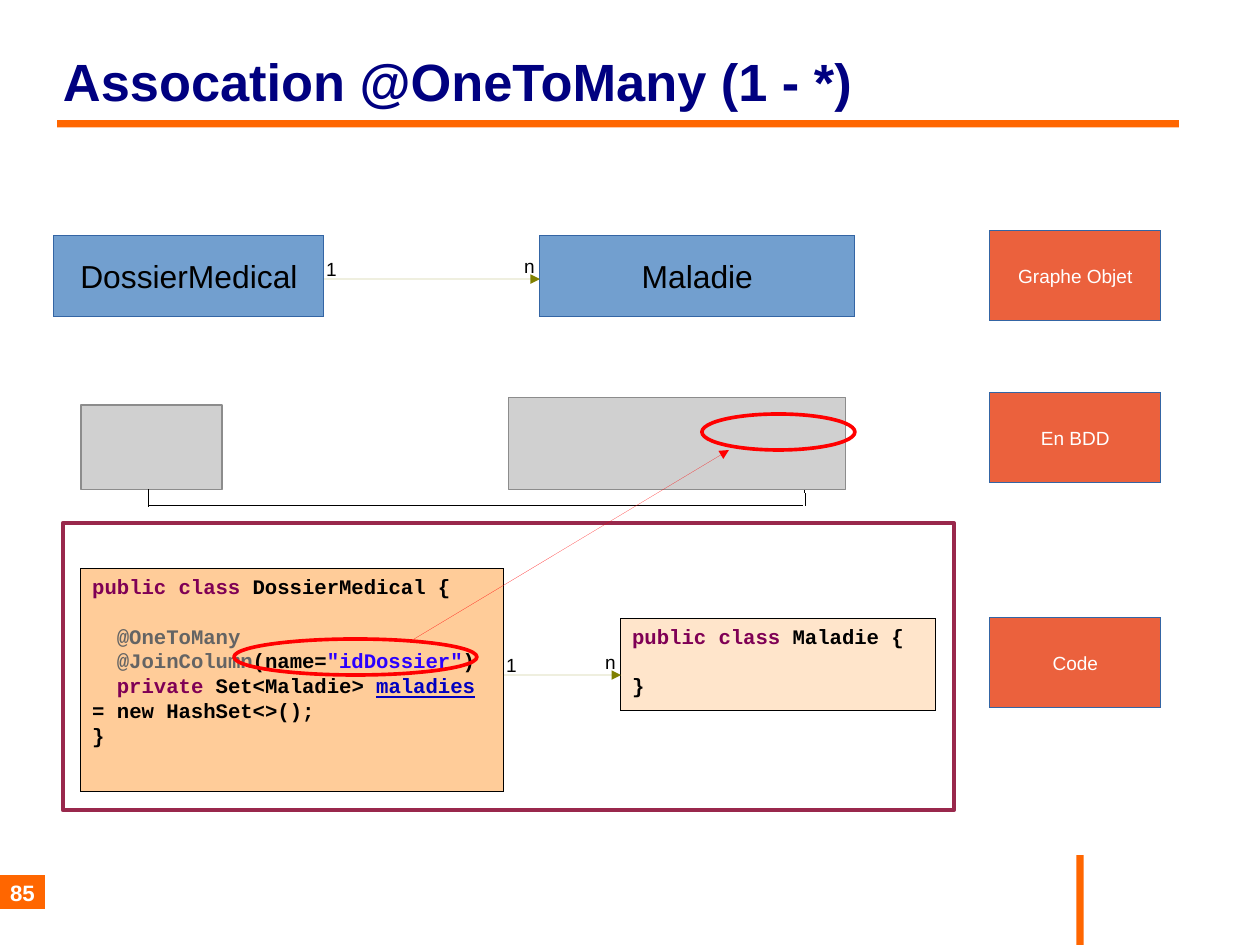
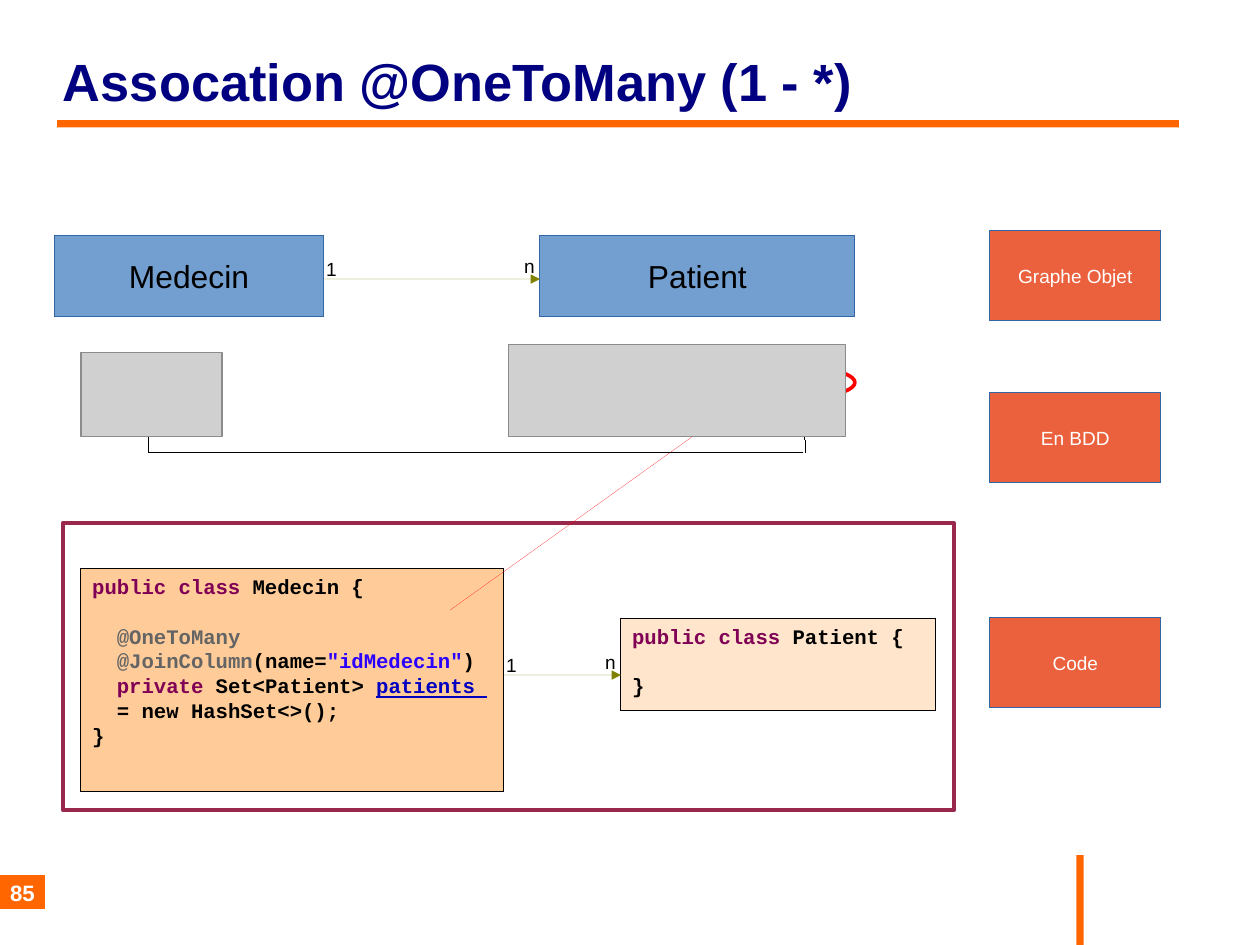
Before and after one commit to philphils/formation-hibernate-basique, a slide deck: slide 85 of Documentation/diapo_formation_hibernate.odp. Drawn at 1260x945 pixels with LibreOffice and Linux fonts; fonts in the diff are those of the drawing; grey boxes stand for pictures; background and template pictures are left out. Boxes give left, top, right and bottom in pixels: in the first picture for what was removed or moved away, otherwise in the second. Text is boxed around its words. In the diff, an @@ line names an element or a change of style, - is before the commit and + after.

Commit message:
Remplacement diapo dossiermedical - maladie par medecin - patient

```diff
--- a/Documentation/diapo_formation_hibernate.odp
+++ b/Documentation/diapo_formation_hibernate.odp
@@ text in rectangle at <box>129,265,249,289</box>: text changed @@
-DossierMedical
+Medecin
@@ text in rectangle at <box>648,265,747,289</box>: text changed @@
-Maladie
+Patient
@@ arrow moved from (414, 639) - (729, 450) to (450, 611) - (749, 396) @@
@@ 2 pictures, 1 line: place and size @@
-2 pictures, 1 line at <box>81,397,846,508</box>
+2 pictures, 1 line at <box>81,344,846,453</box>
@@ 2 lines, 1 ellipse: place and size @@
-2 lines, 1 ellipse at <box>149,414,855,505</box>
+2 lines, 1 ellipse at <box>149,365,855,453</box>
@@ text in rectangle at <box>92,579,339,599</box>: text changed; text colour #000000 to #7F0055 @@
-public class DossierMedical {
+public class Medecin {
@@ text in rectangle at <box>632,629,879,649</box>: text changed @@
-public class Maladie {
+public class Patient {
@@ text in rectangle at <box>117,654,475,723</box>: text changed @@
-@JoinColumn(name="idDossier")
-private Set<Maladie> maladies = new HashSet<>();
+@JoinColumn(name="idMedecin")
+private Set<Patient> patients = new HashSet<>();
@@ ellipse removed at <box>234,639,478,675</box> @@
```
Also in this commit, not shown: 4 other slides changed.
